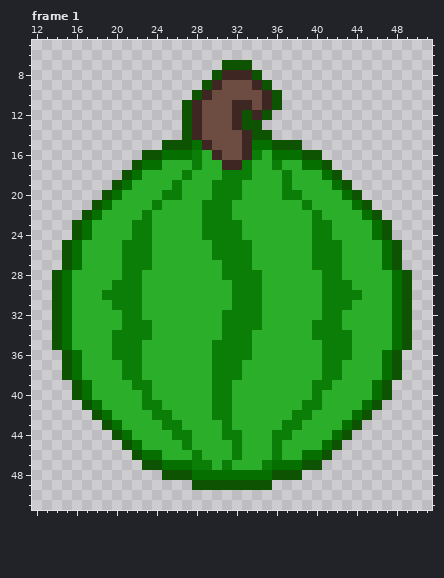
Pixel-art file, stored at Assets/Arts/Enemies/Boss/FruitKing/WaterMelonExplode.aseprite. The first picture shows the starting point.
64x64 pixels, 6 frames. Shown: frame 1: x 12..51, y 5..51. The commit also changed other frames, which this record leaves out.
The result:
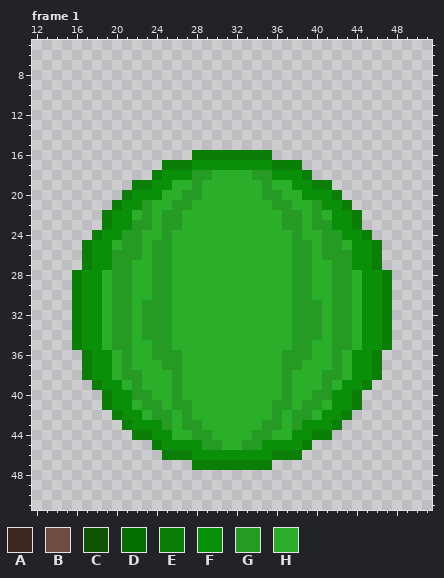
Palette (. is transparent): A #3e2723  B #6d4c41  C #0d5302  D #056f00  E #0a7e07  F #0a8f08  G #259b24  H #2baf2b
Edits made:
--- frame 1
@@ x 12..51 @@
  6 ........................................
- 7 ...................CCC..................
- 8 ..................CAAAC.................
- 9 .................CABBBAC................
-10 ................CABBBBBAC...............
-11 ...............CABBBAABAC...............
-12 ...............CABBBACAC................
-13 ...............CABBBACC.................
-14 ...............CABBBBACC................
-15 .............CCCDABBBADDCCC.............
-16 ...........CCDDDEHABBAEHDDDCC...........
-17 ..........CDDHHHEHHAAEHHEHHDDC..........
-18 .........CDHHHHEHHHEEEHHHEHHHDC.........
-19 ........CDHHHHEHHHEEEHHHHEHHHHDC........
-20 .......CDHHHHEEHHHEEEHHHHEEHHHHDC.......
-21 ......CDHHHHEHHHHEEEHHHHHHHEHHHHDC......
-22 .....CDHHHHEHHHHHEEEHHHHHHHHEHHHHDC.....
-23 ....CDHHHHEEHHHHHEEEEHHHHHHHEEHHHHDC....
-24 ....CDHHHHEEHHHHHEEEEHHHHHHHEEHHHHDC....
-25 ...CDHHHHEEEHHHHHHEEEEHHHHHHEEEHHHHDC...
-26 ...CDHHHHEEEHHHHHHEEEEHHHHHHEEEHHHHDC...
-27 ...CDHHHHEEEHHHHHHHEEEHHHHHHEEEHHHHDC...
-28 ..CDHHHHHEEHHHHHHHHEEEEHHHHHHEEHHHHHDC..
-29 ..CDHHHHEEEHHHHHHHHHEEEHHHHHHEEEHHHHDC..
-30 ..CDHHHEEEEHHHHHHHHHEEEHHHHHHEEEEHHHDC..
-31 ..CDHHHHEEEHHHHHHHHHEEEHHHHHHEEEHHHHDC..
-32 ..CDHHHHHEEHHHHHHHHEEEEHHHHHHEEHHHHHDC..
-33 ..CDHHHHHEEEHHHHHHHEEEEHHHHHEEEHHHHHDC..
-34 ..CDHHHHEEEEHHHHHHHEEEHHHHHHEEEEHHHHDC..
-35 ..CDHHHHEEEHHHHHHHEEEEHHHHHHHEEEHHHHDC..
-36 ...CDHHHEEEHHHHHHHEEEEHHHHHHHEEEHHHDC...
-37 ...CDHHHHEEHHHHHHHEEEHHHHHHHHEEHHHHDC...
-38 ...CDHHHHEEHHHHHHHEEEHHHHHHHHEEHHHHDC...
-39 ....CDHHHHEEHHHHHHEEHHHHHHHHEEHHHHDC....
-40 ....CDHHHHHEHHHHHHEEHHHHHHHHEHHHHHDC....
-41 .....CDHHHHEEHHHHHEEHHHHHHHEEHHHHDC.....
-42 ......CDHHHHEEHHHHEEHHHHHHEEHHHHDC......
-43 .......CDHHHHEEHHHHEHHHHHEEHHHHDC.......
-44 ........CDHHHHEEHHHEEHHHEEHHHHDC........
-45 .........CDHHHHEHHHHEHHHEHHHHDC.........
-46 ..........CDDHHHEHHHEHHHEHHDDC..........
-47 ...........CCDDDEEHEHHHEDDDCC...........
-48 .............CCCDDDDDDDDCCC.............
-49 ................CCCCCCCC................
+ 7 ........................................
+ 8 ........................................
+ 9 ........................................
+10 ........................................
+11 ........................................
+12 ........................................
+13 ........................................
+14 ........................................
+15 ........................................
+16 ................EEEEEEEE................
+17 .............EEEFFFFFFFFEEE.............
+18 ............EFFFGGHHHHGGFFFE............
+19 ..........EEFFHHGHHHHHHGHHFFEE..........
+20 .........EFFFHHGGHHHHHHGGHHFFFE.........
+21 ........EFFGHHGGHHHHHHHHGGHHGFFE........
+22 .......EFFHGHGGHHHHHHHHHHGGHGHFFE.......
+23 .......EFFGGHGGHHHHHHHHHHGGHGGFFE.......
+24 ......EFFGGHHGHHHHHHHHHHHHGHHGGFFE......
+25 .....EFFHGGHGGHHHHHHHHHHHHGGHGGHFFE.....
+26 .....EFFGGGHGGHHHHHHHHHHHHGGHGGGFFE.....
+27 .....EFFGGHHGGHHHHHHHHHHHHGGHHGGFFE.....
+28 ....EFFHGGHHGGHHHHHHHHHHHHGGHHGGHFFE....
+29 ....EFFHGGHHGGHHHHHHHHHHHHGGHHGGHFFE....
+30 ....EFFHGGHHGGHHHHHHHHHHHHGGHHGGHFFE....
+31 ....EFFHGGHGGGHHHHHHHHHHHHGGGHGGHFFE....
+32 ....EFFHGGHGGGHHHHHHHHHHHHGGGHGGHFFE....
+33 ....EFFHGGHGGGHHHHHHHHHHHHGGGHGGHFFE....
+34 ....EFFHGGHGGGHHHHHHHHHHHHGGGHGGHFFE....
+35 ....EFFHGGHHGGHHHHHHHHHHHHGGHHGGHFFE....
+36 .....EFFHGHHGGGHHHHHHHHHHGGGHHGHFFE.....
+37 .....EFFHGHHHGGHHHHHHHHHHGGHHHGHFFE.....
+38 .....EFFHGGHHHGHHHHHHHHHHGHHHGGHFFE.....
+39 ......EFFHGHHHGHHHHHHHHHHGHHHGHFFE......
+40 .......EFFGGHHGHHHHHHHHHHGHHGGFFE.......
+41 .......EFFHGGHGGHHHHHHHHGGHGGHFFE.......
+42 ........EFFHGGHGHHHHHHHHGHGGHFFE........
+43 .........EFFFGHGGHHHHHHGGHGFFFE.........
+44 ..........EEFFHHGGHHHHGGHHFFEE..........
+45 ............EFFFFGGHHGGFFFFE............
+46 .............EEEFFFFFFFFEEE.............
+47 ................EEEEEEEE................
+48 ........................................
+49 ........................................
 50 ........................................
Boxes around the changes in both pictures, in picture pixels (x1, y1, x2, y2):
changed: (52, 60, 412, 490)
